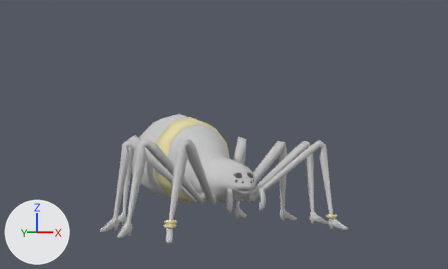
Renders of the Blender file Game/Spider.blend from each side of a commit.
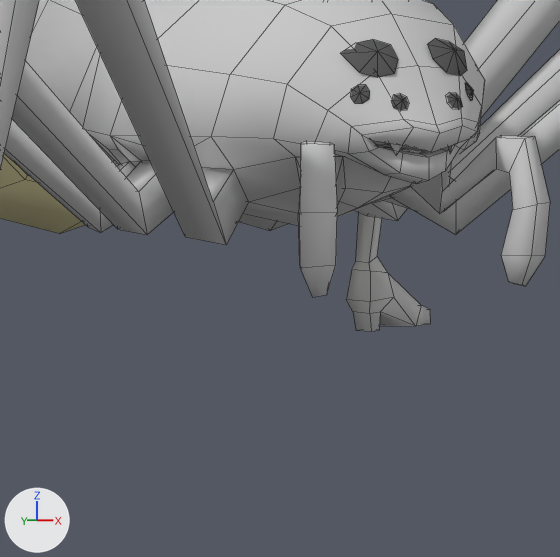
Old and new are each drawn from the file's camera 'Camera' and again close up on the part from 40% to 60% of the width and 62% to 94% of the height. Arrows for +X, +Y and +Z are at lower left; the lights stay in place. The close-ups show mesh edges as thin lines.

In view in the first close-up: 'Spider_Body'.
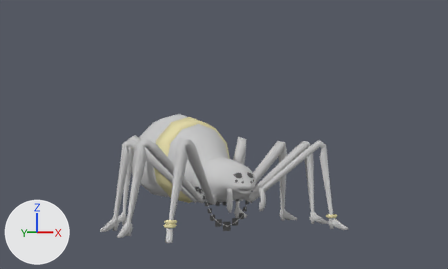
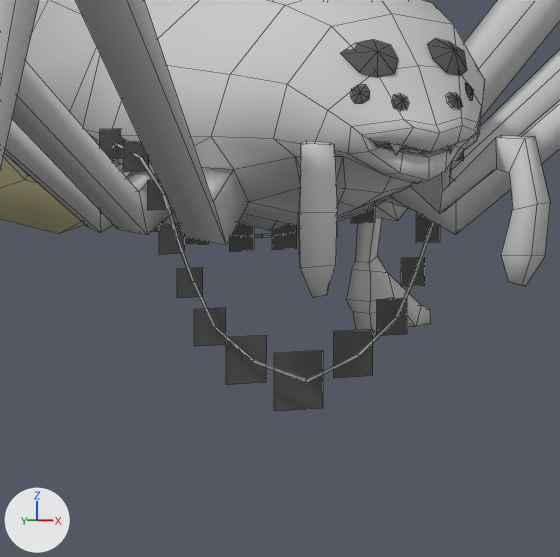
What changed in the scene script:
```text
Change me_ant_body_002:
    remove me_ant_body_002.from_pydata(...)  # 401 vertices, 368 faces; spans x 0.0..2.68, y -1.82..3.63, z -1.09..1.55
    add me_ant_body_002.from_pydata(...)  # 831 vertices, 814 faces; spans x -2.68..2.68, y -1.82..3.63, z -1.09..1.55
    me_ant_body_002 part 1: a new loose piece of 78 vertices spanning x -0.69..0.69, y -0.35..-0.05, z -1.03..-0.19, in mat_spider (its picture is missing)
    me_ant_body_002 part 2: 325 vertices added at x -2.68..-0.08, y -1.82..3.15, z -1.09..1.43
Add me_plane_005:
    me_plane_005.from_pydata([(0.05, -0.1, -0.1), (0.05, 0.1, -0.1), (0.05, -0.1, 0.1), (0.05, 0.1, 0.1)], [], [(2, 3, 1, 0)])
    me_plane_005.materials.append(mat_spider_pearls)  # its picture is missing
Change ob_spider_body:
    remove _m = ob_spider_body.modifiers.new('Mirror', 'MIRROR')
    remove _m.use_clip = True
Add ob_pearl_007:
    ob_pearl_007 = bpy.data.objects.new('Pearl.007', me_plane_005)
    ob_pearl_007.location = (-0.571, -0.305, 0.724)
    ob_pearl_007.rotation_euler = (0.0, 0.0, 1.571)  # degrees (0, 0, 90)
    ob_pearl_007.scale = (0.503, 0.503, 0.503)
Add ob_pearl_005:
    ob_pearl_005 = bpy.data.objects.new('Pearl.005', me_plane_005)
    ob_pearl_005.location = (0.521, -0.305, 0.572)
    ob_pearl_005.rotation_euler = (0.00549, 0.0, 1.571)  # degrees (0.3, 0, 90)
    ob_pearl_005.scale = (0.503, 0.503, 0.503)
Add ob_pearl_008:
    ob_pearl_008 = bpy.data.objects.new('Pearl.008', me_plane_005)
    ob_pearl_008.location = (-0.525, -0.305, 0.572)
    ob_pearl_008.rotation_euler = (-0.00549, 0.0, 1.571)  # degrees (-0.3, 0, 90)
    ob_pearl_008.scale = (0.503, 0.503, 0.503)
Add ob_pearl_010:
    ob_pearl_010 = bpy.data.objects.new('Pearl.010', me_plane_005)
    ob_pearl_010.location = (-0.37, -0.305, 0.267)
    ob_pearl_010.rotation_euler = (0.0, 0.0, 1.571)  # degrees (0, 0, 90)
    ob_pearl_010.scale = (0.634, 0.634, 0.634)
Add ob_pearl_009:
    ob_pearl_009 = bpy.data.objects.new('Pearl.009', me_plane_005)
    ob_pearl_009.location = (-0.454, -0.305, 0.421)
    ob_pearl_009.rotation_euler = (0.0, 0.0, 1.571)  # degrees (0, 0, 90)
    ob_pearl_009.scale = (0.503, 0.503, 0.503)
Add ob_pearl_004:
    ob_pearl_004 = bpy.data.objects.new('Pearl.004', me_plane_005)
    ob_pearl_004.location = (0.457, -0.305, 0.421)
    ob_pearl_004.rotation_euler = (0.0, 0.0, 1.571)  # degrees (0, 0, 90)
    ob_pearl_004.scale = (0.503, 0.503, 0.503)
Add ob_pearl_003:
    ob_pearl_003 = bpy.data.objects.new('Pearl.003', me_plane_005)
    ob_pearl_003.location = (0.373, -0.305, 0.267)
    ob_pearl_003.rotation_euler = (0.0, 0.0, 1.571)  # degrees (0, 0, 90)
    ob_pearl_003.scale = (0.634, 0.634, 0.634)
Add ob_pearl_002:
    ob_pearl_002 = bpy.data.objects.new('Pearl.002', me_plane_005)
    ob_pearl_002.location = (0.218, -0.305, 0.146)
    ob_pearl_002.rotation_euler = (0.0, 0.0, 1.571)  # degrees (0, 0, 90)
    ob_pearl_002.scale = (0.812, 0.812, 0.812)
Add ob_pearl_011:
    ob_pearl_011 = bpy.data.objects.new('Pearl.011', me_plane_005)
    ob_pearl_011.location = (-0.218, -0.305, 0.146)
    ob_pearl_011.rotation_euler = (0.0, 0.0, 1.571)  # degrees (0, 0, 90)
    ob_pearl_011.scale = (0.812, 0.812, 0.812)
Add ob_pearl_001:
    ob_pearl_001 = bpy.data.objects.new('Pearl.001', me_plane_005)
    ob_pearl_001.location = (0.0, -0.305, 0.062)
    ob_pearl_001.rotation_euler = (0.0, 0.0, 1.571)  # degrees (0, 0, 90)
Add ob_pearl_015:
    ob_pearl_015 = bpy.data.objects.new('Pearl.015', me_plane_005)
    ob_pearl_015.location = (0.438, -0.01, 0.626)
    ob_pearl_015.rotation_euler = (0.0, 0.0, 1.571)  # degrees (0, 0, 90)
    ob_pearl_015.scale = (0.503, 0.503, 0.503)
Add ob_pearl_017:
    ob_pearl_017 = bpy.data.objects.new('Pearl.017', me_plane_005)
    ob_pearl_017.location = (0.087, -0.042, 0.548)
    ob_pearl_017.rotation_euler = (0.0, 0.0, 1.571)  # degrees (0, 0, 90)
    ob_pearl_017.scale = (0.503, 0.503, 0.503)
Add ob_pearl_018:
    ob_pearl_018 = bpy.data.objects.new('Pearl.018', me_plane_005)
    ob_pearl_018.location = (0.646, -0.267, 0.853)
    ob_pearl_018.rotation_euler = (0.0, 0.0, 1.571)  # degrees (0, 0, 90)
    ob_pearl_018.scale = (0.503, 0.503, 0.503)
Add ob_pearl_019:
    ob_pearl_019 = bpy.data.objects.new('Pearl.019', me_plane_005)
    ob_pearl_019.location = (-0.646, -0.267, 0.853)
    ob_pearl_019.rotation_euler = (0.0, 0.0, 1.571)  # degrees (0, 0, 90)
    ob_pearl_019.scale = (0.503, 0.503, 0.503)
Add ob_pearl_020:
    ob_pearl_020 = bpy.data.objects.new('Pearl.020', me_plane_005)
    ob_pearl_020.location = (-0.087, -0.042, 0.548)
    ob_pearl_020.rotation_euler = (0.0, 0.0, 1.571)  # degrees (0, 0, 90)
    ob_pearl_020.scale = (0.503, 0.503, 0.503)
Add ob_pearl_021:
    ob_pearl_021 = bpy.data.objects.new('Pearl.021', me_plane_005)
    ob_pearl_021.location = (-0.267, -0.032, 0.576)
    ob_pearl_021.rotation_euler = (0.0, 0.0, 1.571)  # degrees (0, 0, 90)
    ob_pearl_021.scale = (0.503, 0.503, 0.503)
Add ob_pearl_022:
    ob_pearl_022 = bpy.data.objects.new('Pearl.022', me_plane_005)
    ob_pearl_022.location = (-0.438, -0.01, 0.626)
    ob_pearl_022.rotation_euler = (0.0, 0.0, 1.571)  # degrees (0, 0, 90)
    ob_pearl_022.scale = (0.503, 0.503, 0.503)
Add ob_pearl:
    ob_pearl = bpy.data.objects.new('Pearl', me_plane_005)
    ob_pearl.location = (-0.681, -0.167, 0.894)
    ob_pearl.rotation_euler = (0.0, 0.0, 1.571)  # degrees (0, 0, 90)
    ob_pearl.scale = (0.503, 0.503, 0.503)
```

Boxes [x1, y1, x2, y2] around the edits, measured in the close-ups (560 x 557 px):
'Spider_Body', reshaped, modifiers changed: before [0, 0, 560, 331]; after [0, 0, 560, 383]
'Pearl.001', added (black): after [274, 350, 323, 411]
'Pearl.011', added (black): after [226, 335, 267, 385]
'Pearl.002', added (black): after [334, 329, 373, 378]
'Pearl.010', added (black): after [194, 308, 226, 346]
'Pearl.003', added (black): after [377, 298, 407, 336]
'Pearl.009', added (black): after [177, 267, 203, 298]
'Pearl.019', added (black): after [123, 142, 149, 172]
'Pearl.008', added (black): after [159, 224, 185, 255]
'Pearl.020', added (black): after [230, 222, 254, 252]
'Pearl.004', added (black): after [401, 257, 425, 287]
'Pearl', added (black): after [100, 129, 125, 159]
'Pearl.017', added (black): after [272, 223, 297, 250]
'Pearl.005', added (black): after [416, 214, 440, 243]
'Pearl.007', added (black): after [148, 180, 172, 210]
'Pearl.015', added: after [351, 206, 375, 224]
'Pearl.021', added: after [185, 237, 209, 245]
'Pearl.018', added: after [455, 151, 464, 161]
'Pearl.022', added: after [151, 222, 163, 232]
part 1 of me_ant_body_002, added: after [112, 144, 452, 383]
part 2 of me_ant_body_002, added: after [0, 0, 440, 297]
